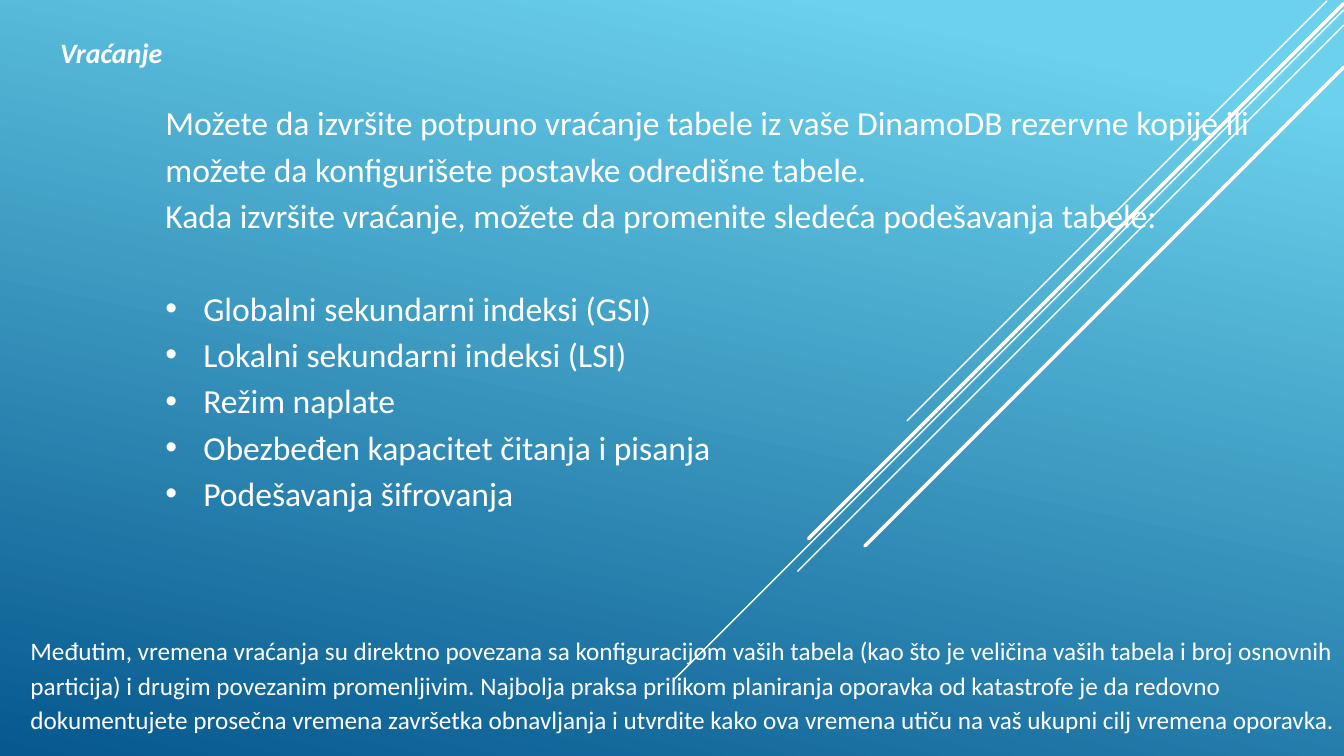
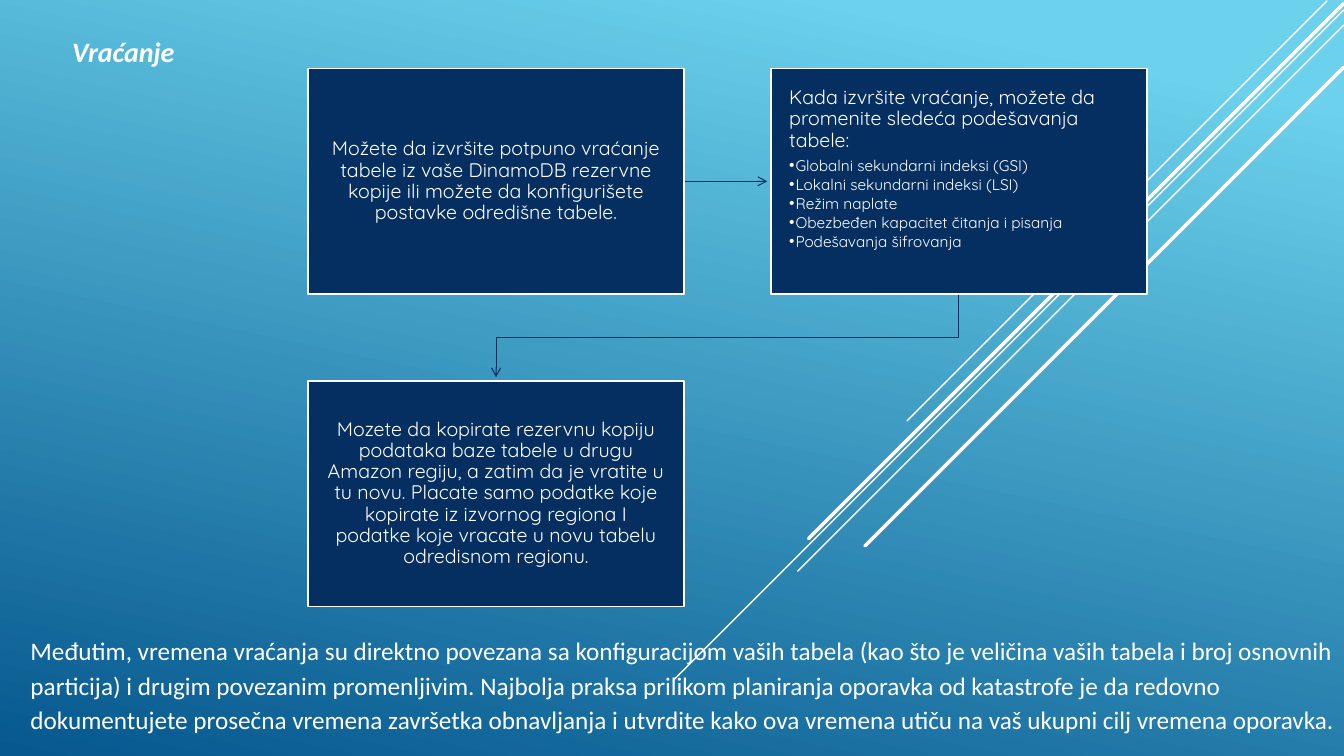
Before and after one commit to Teaa22/Baze, a slide deck: slide 10 of Seminarski 2.pptx (slide 8 before the commit). Drawn at 1344x756 pixels with LibreOffice and Linux fonts; fonts in the diff are those of the drawing. Boxes give left, top, right and bottom in pixels: in the first picture for what was removed or moved away, otherwise in the second. Text is boxed around its words. In the diff, an @@ line names an element or a change of style, - is before the commit and + after.

```diff
--- a/Seminarski 2.pptx
+++ b/Seminarski 2.pptx
@@ text "Vraćanje": place and size @@
-text "Vraćanje" at bbox=[60, 43, 162, 68]
+text "Vraćanje" at bbox=[72, 42, 174, 67]
@@ text "Kada izvršite vraćanje, možete da ...": place and size @@
-text "Kada izvršite vraćanje, možete da ..." at bbox=[165, 108, 1249, 512]
+text "Kada izvršite vraćanje, možete da ..." at bbox=[789, 89, 1095, 250]
@@ text "Kada izvršite vraćanje, možete da ..." at bbox=[789, 89, 1095, 250]: size 24 to 14 pt in "Kada izvršite vraćanje, možete da promenite sledeća ..."; font Calibri to Quicksand; size 24 to 11 pt in "Globalni sekundarni indeksi (GSI)", "Lokalni sekundarni indeksi (LSI)", "Režim naplate", "Obezbeđen kapacitet čitanja i pisanja" and 1 more places; line spacing 1.15 to 0.9; more space between paragraphs; list level 1 to 2 in "Globalni sekundarni indeksi (GSI)"; list level 1 to 2 in "Lokalni sekundarni indeksi (LSI)"; list level 1 to 2 in "Režim naplate"; list level 1 to 2 in "Obezbeđen kapacitet čitanja i pisanja"; list level 1 to 2 in "Podešavanja šifrovanja" @@
@@ text at bbox=[165, 108, 1249, 188]: paragraph removed @@
-Možete da izvršite potpuno vraćanje tabele iz vaše DinamoDB rezervne kopije ili možete da konfigurišete postavke odredišne tabele.
@@ group added at bbox=[308, 69, 1147, 607]: 3 rectangles, 2 freeform shapes, 2 texts @@
+Možete da izvršite potpuno vraćanje tabele iz vaše DinamoDB rezervne kopije ili možete da konfigurišete postavke odredišne tabele.
+Mozete da kopirate rezervnu kopiju podataka baze tabele u drugu Amazon regiju, a zatim da je vratite u tu novu. Placate samo podatke koje kopirate iz izvornog regiona I podatke koje vracate u novu tabelu odredisnom regionu.
```
Also in this commit, not shown: 10 other slides changed, 3 slides added, 5 other files.
